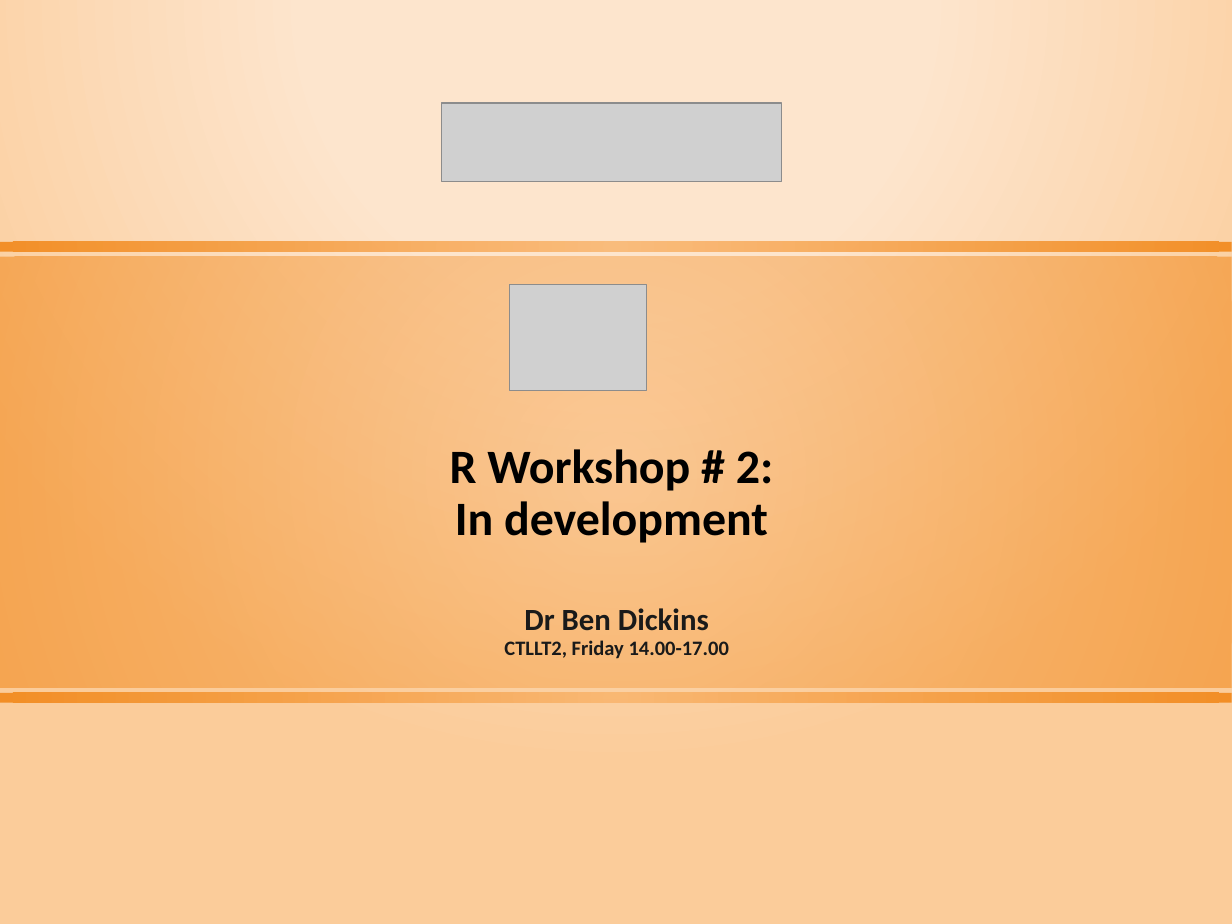
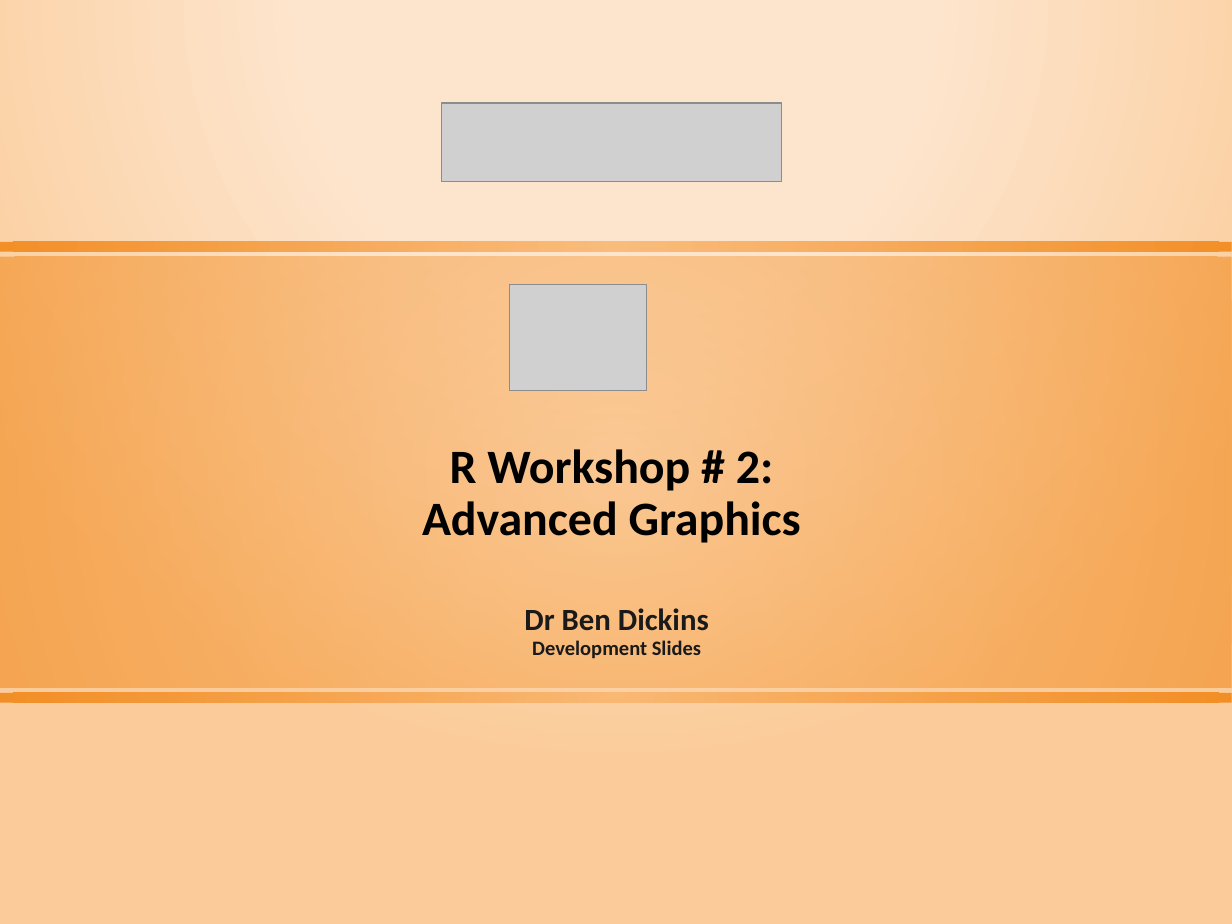
Before and after one commit to tethig/revanent, a slide deck: slide 1 of R Workshop 2 (Graphics).pptx. Drawn at 1232x924 pixels with LibreOffice and Linux fonts; fonts in the diff are those of the drawing; grey boxes stand for pictures. Boxes give left, top, right and bottom in pixels: in the first picture for what was removed or moved away, otherwise in the second. Text is boxed around its words. In the diff, an @@ line names an element or a change of style, - is before the commit and + after.

```diff
--- a/R Workshop 2 (Graphics).pptx
+++ b/R Workshop 2 (Graphics).pptx
@@ title at bbox=[422, 449, 801, 543]: text changed @@
-R Workshop # 2:
-In development
+R Workshop # 2:
+Advanced Graphics
@@ text at bbox=[532, 640, 701, 659]: text changed @@
-CTLLT2, Friday 14.00-17.00
+Development Slides
```
Also in this commit, not shown: 1 other file.
